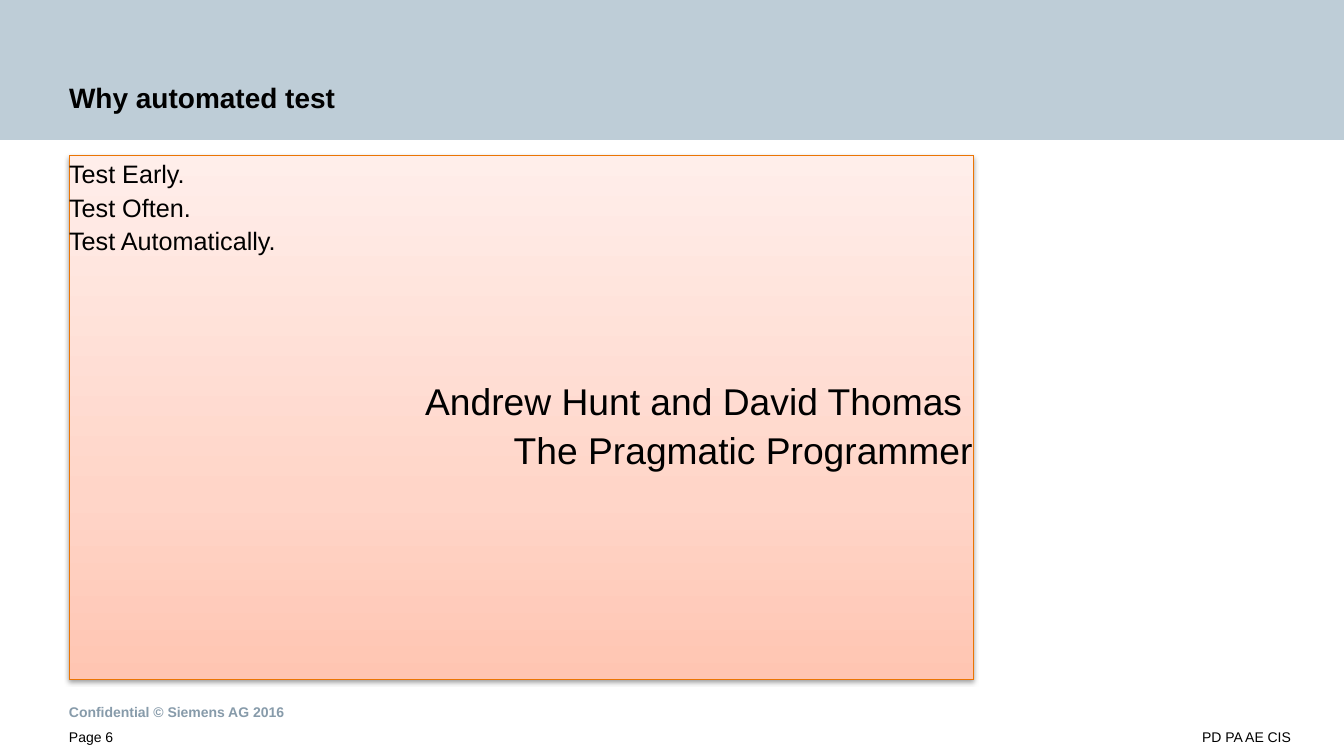
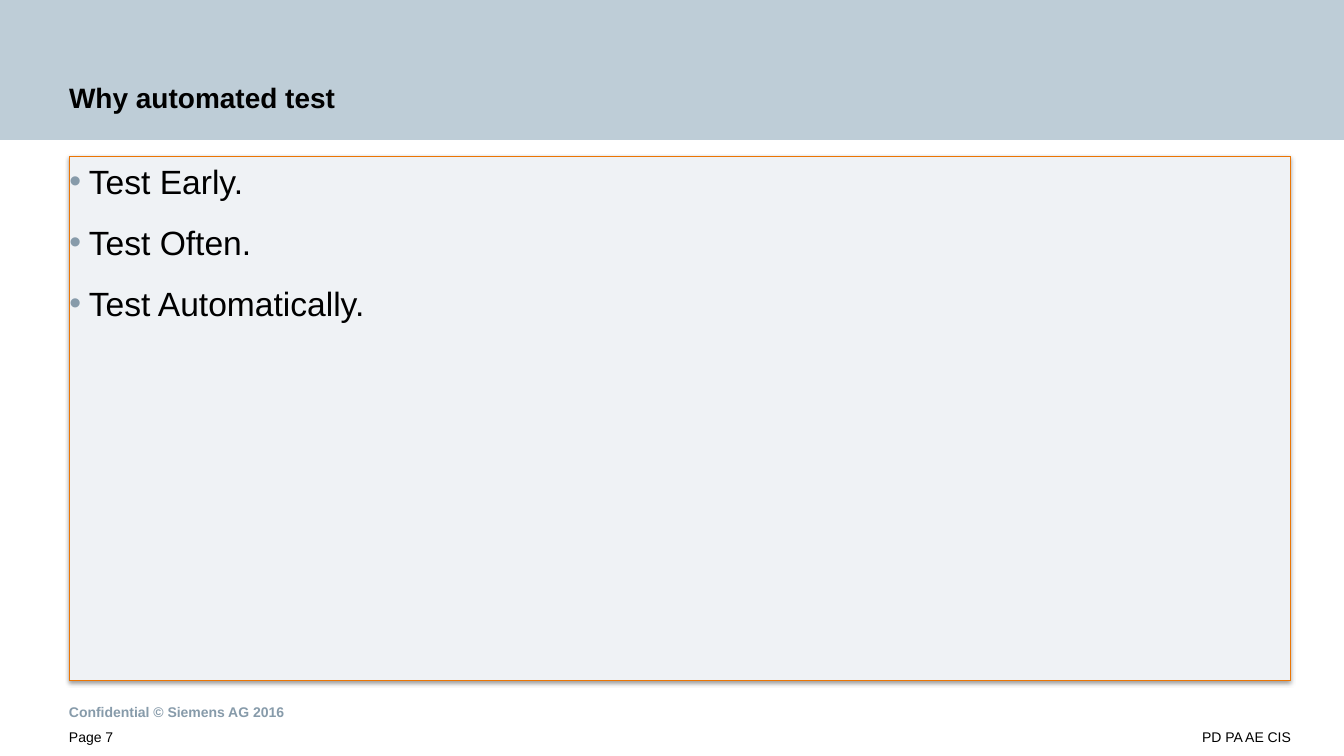
Before and after one commit to SunilPrasad/GithubRepo, a slide deck: slide 7 of TDDExamples/Persentation/TestDrivenDevelopment.pptx (slide 6 before the commit). Drawn at 1344x756 pixels with LibreOffice and Linux fonts; fonts in the diff are those of the drawing; background and template pictures are left out. Boxes give left, top, right and bottom in pixels: in the first picture for what was removed or moved away, otherwise in the second. Text is boxed around its words. In the diff, an @@ line names an element or a change of style, - is before the commit and + after.

Commit message:
updated

```diff
--- a/TDDExamples/Persentation/TestDrivenDevelopment.pptx
+++ b/TDDExamples/Persentation/TestDrivenDevelopment.pptx
@@ text "Test Early.": place and size @@
-text "Test Early." at [69, 163, 973, 472]
+text "Test Early." at [70, 156, 1292, 680]
@@ text "Test Early." at [70, 156, 1292, 680]: size 18 to 24 pt; bullet none to •; list level 1 to 2 in "Test Early."; list level 1 to 2 in "Test Often."; list level 1 to 2 in "Test Automatically."; fill none to #EFF2F5; shadow on @@
@@ text at [425, 388, 973, 472]: paragraphs removed @@
-Andrew Hunt and David Thomas
-The Pragmatic Programmer
@@ page number at [69, 732, 113, 745]: text changed @@
-Page 6
+Page 7
```
Also in this commit, not shown: 10 other slides changed, 4 slides added, 1 slide removed.
